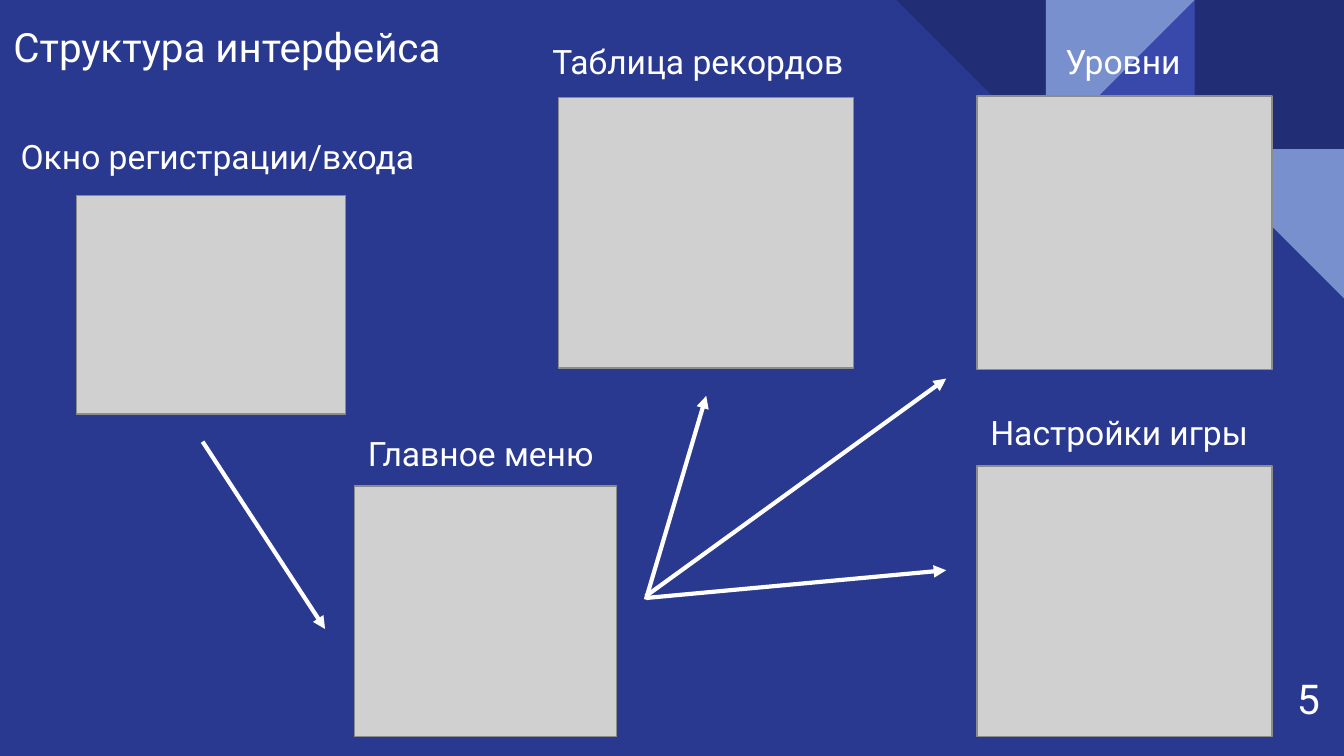
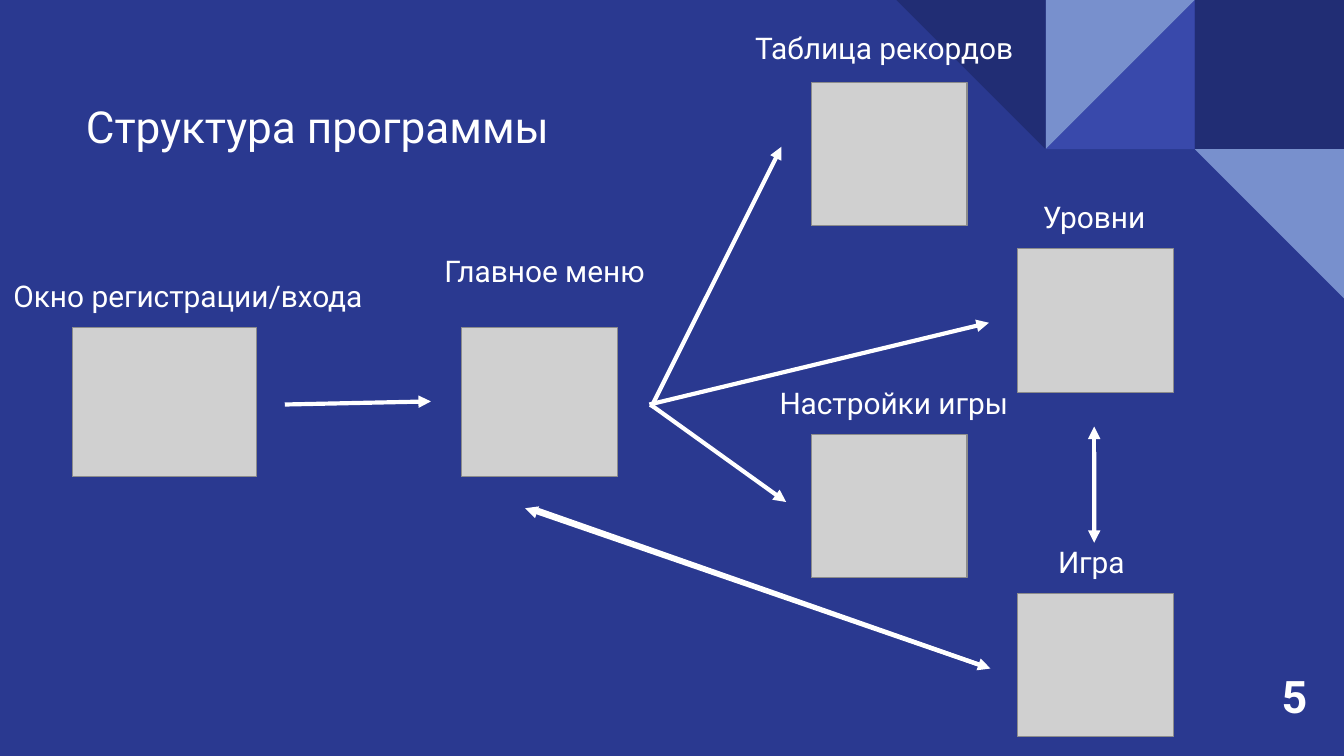
Before and after one commit to dotrey7/PyGame_Project_2024_yandex, a slide deck: slide 5 of presentation_for_pygame_project.pptx. Drawn at 1344x756 pixels with LibreOffice and Linux fonts; fonts in the diff are those of the drawing; grey boxes stand for pictures. Boxes give left, top, right and bottom in pixels: in the first picture for what was removed or moved away, otherwise in the second. Text is boxed around its words. In the diff, an @@ line names an element or a change of style, - is before the commit and + after.

```diff
--- a/presentation_for_pygame_project.pptx
+++ b/presentation_for_pygame_project.pptx
@@ text "Таблица рекордов": place and size @@
-text "Таблица рекордов" at <box>552,48,844,81</box>
+text "Таблица рекордов" at <box>755,36,1013,65</box>
@@ picture: place and size @@
-picture at <box>559,97,855,367</box>
+picture at <box>812,83,968,226</box>
@@ title at <box>86,111,549,153</box>: text changed; size 21.6 to 23.6 pt @@
-Структура интерфейса
+Структура программы
@@ arrow added from (650, 407) to (781, 146), #FFFFFF 2.25 pt @@
@@ text "Уровни": place and size @@
-text "Уровни" at <box>1065,44,1180,83</box>
+text "Уровни" at <box>1043,206,1145,234</box>
@@ size 18 to 16 pt in 5 elements at <box>755,36,1013,65</box>, <box>13,285,363,313</box>, <box>780,392,1008,420</box>, <box>1043,206,1145,234</box>, <box>444,260,644,283</box> @@
@@ text "Главное меню": place and size @@
-text "Главное меню" at <box>368,442,593,467</box>
+text "Главное меню" at <box>444,260,644,283</box>
@@ text "Окно регистрации/входа": place and size @@
-text "Окно регистрации/входа" at <box>21,145,414,176</box>
+text "Окно регистрации/входа" at <box>13,285,363,313</box>
@@ picture: place and size @@
-picture at <box>977,97,1273,370</box>
+picture at <box>1017,249,1173,392</box>
@@ picture: place and size @@
-picture at <box>77,195,347,414</box>
+picture at <box>73,328,257,477</box>
@@ picture: place and size @@
-picture at <box>355,487,617,738</box>
+picture at <box>461,328,617,477</box>
@@ arrow added from (649, 405) to (989, 323), #FFFFFF 2.25 pt @@
@@ text "Настройки игры": place and size @@
-text "Настройки игры" at <box>990,421,1247,452</box>
+text "Настройки игры" at <box>780,392,1008,420</box>
@@ arrow added from (285, 405) to (431, 402), #FFFFFF 2.25 pt @@
@@ arrow removed from (646, 599) to (706, 396) @@
@@ arrow moved from (646, 597) - (946, 379) to (653, 406) - (786, 503) @@
@@ arrow removed from (203, 442) to (325, 629) @@
@@ picture added at <box>812,434,968,577</box> @@
@@ arrow added from (1094, 524) to (1094, 426), #FFFFFF 2.25 pt @@
@@ arrow added from (1094, 452) to (1094, 543), #FFFFFF 2.25 pt @@
@@ arrow added from (981, 665) to (526, 508), #FFFFFF 2.25 pt @@
@@ arrow moved from (648, 598) - (946, 570) to (538, 509) - (991, 668) @@
@@ text added at <box>1058,551,1125,579</box>, 16 pt, text #FFFFFF @@
+Игра
@@ picture: place and size @@
-picture at <box>977,466,1273,737</box>
+picture at <box>1017,594,1173,737</box>
@@ text "5": place and size @@
-text "5" at <box>1297,684,1320,715</box>
+text "5" at <box>1282,681,1308,714</box>
@@ text "5" at <box>1282,681,1308,714</box>: size 22 to 24 pt, bold on @@
```
Also in this commit, not shown: 1 slide added.
